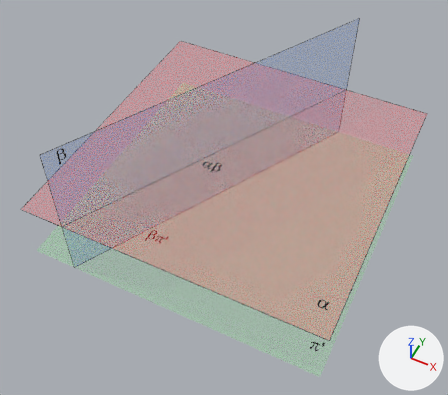
A saved change to the glTF model vr/int_pv_phN.glb.
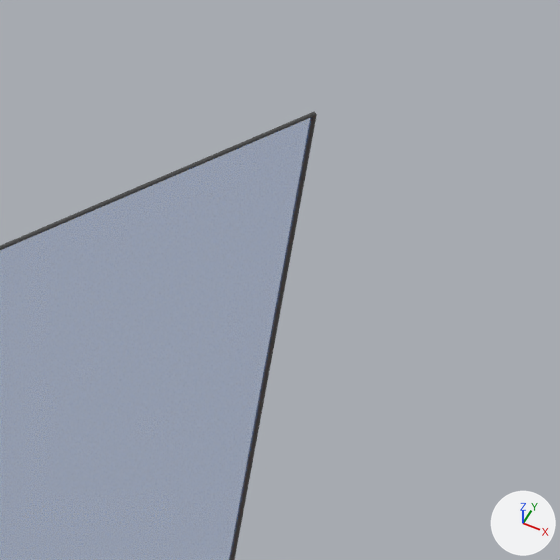
The first picture shows the older version from a camera (50 mm lens) standing at (1.42, -3.56, 3.65) and looking at (-0.11, -0.5, -0.18). The close-ups show both versions on the part from 72% to 87% of the width and 1% to 18% of the height of that picture; other places that the commit changed are outside them. Arrows for +X, +Y and +Z are at lower right; the lights stay in place. Where no turn or scale is listed for an object, it has been applied to the vertices.

Before the edit, the objects in view are built like this:
```python
me_mesh_11 = bpy.data.meshes.new('Mesh_11')
me_mesh_11.from_pydata(...)  # 8 vertices, 12 faces; spans x 0.365..0.371, y 1.097..1.103, z -0.55..0.74
me_mesh_11.materials.append(mat_color_m06)  # dark grey #555555
me_mesh_12 = bpy.data.meshes.new('Mesh_12')
me_mesh_12.from_pydata(...)  # 8 vertices, 12 faces; spans x -1.02..0.37, y -1.44..1.1, z 0.74
me_mesh_12.materials.append(mat_color_m06)  # dark grey #555555
me_mesh_14 = bpy.data.meshes.new('Mesh_14')
me_mesh_14.from_pydata(...)  # 23 vertices, 27 faces; spans x -1.41..1.13, y -1.44..1.1, z -0.55..0.74
# faces by material slot: [4, 8, 10, 5]
me_mesh_14.materials.append(mat_0068_lightgreen)  # green #91ef91
me_mesh_14.materials.append(mat_0098_dodgerblue)  # blue #1891ff
me_mesh_14.materials.append(mat_0020_red)  # red #ff0000
me_mesh_14.materials.append(mat_default_material)  # grey #808080
ob_pipe_2_001 = bpy.data.objects.new('Pipe#2.001', me_mesh_11)
ob_pipe_2_001.location = (0.0, 0.0, 0.0)
ob_pipe_2_002 = bpy.data.objects.new('Pipe#2.002', me_mesh_12)
ob_pipe_2_002.location = (0.0, 0.0, 0.0)
ob_root = bpy.data.objects.new('root', me_mesh_14)
ob_root.location = (0.0, 0.0, 0.0)
```
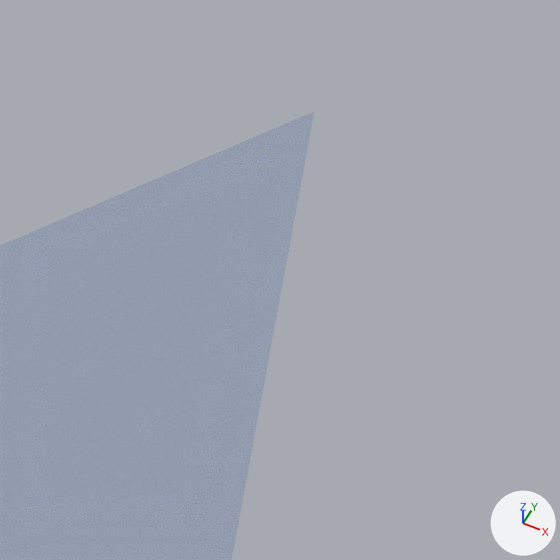
Edits to the bpy script that builds the scene:
```text
Remove ob_pipe_2_001:
    ob_pipe_2_001 = bpy.data.objects.new('Pipe#2.001', me_mesh_11)
    ob_pipe_2_001.location = (0.0, 0.0, 0.0)
Remove ob_pipe_2_002:
    ob_pipe_2_002 = bpy.data.objects.new('Pipe#2.002', me_mesh_12)
    ob_pipe_2_002.location = (0.0, 0.0, 0.0)
```

Location of each change, [x1, y1, x2, y2] in pixels of the close-ups (560 x 560 px):
'Pipe#2.001', deleted
    before: [230, 113, 317, 560]
'Pipe#2.002', deleted
    before: [0, 111, 316, 250]
